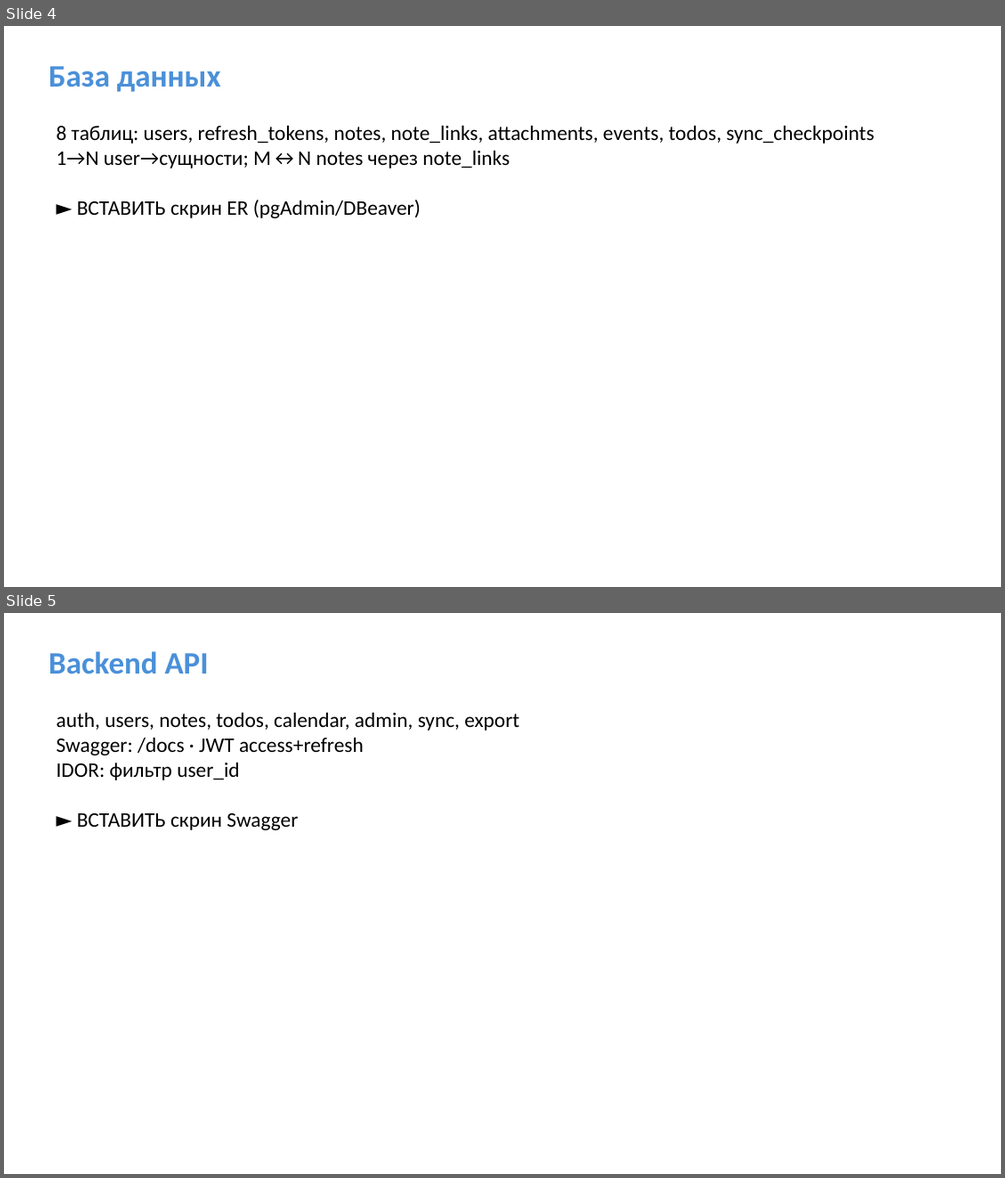
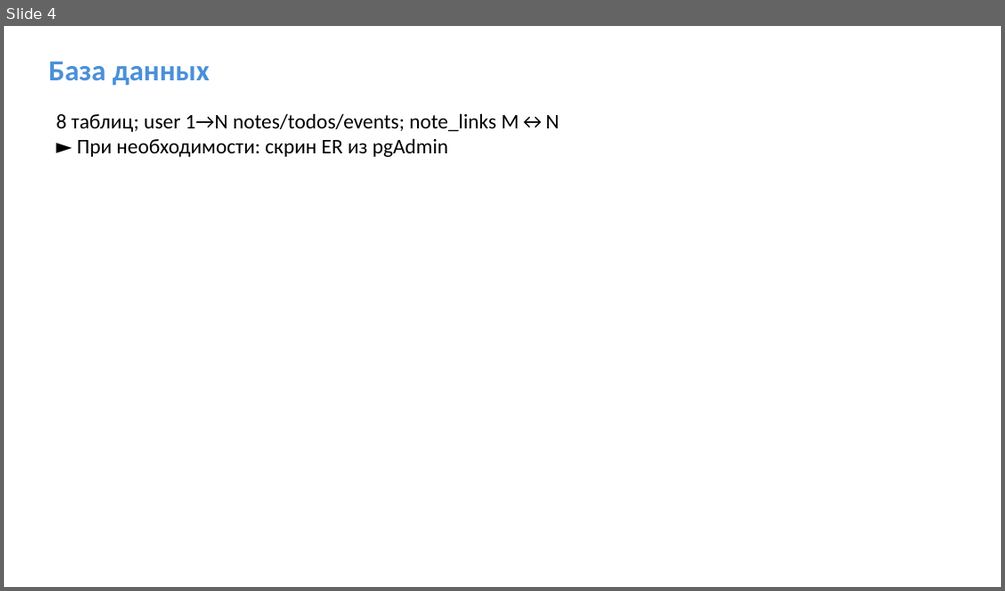
Before and after one commit to Sergei0319/ticktick-diplom, a slide deck: presentation/Презентация_TickTick_диплом.pptx. Shown one above the other, each under a label of ours: slides 4 and 5 before the commit, slide 4 after it. The pictures are 1005x1178 and 1005x591 pixels, drawn with LibreOffice and Linux fonts; fonts in the diff are those of the drawing. Boxes give left, top, right and bottom in pixels: in the first picture for what was removed or moved away, otherwise in the second. Text is boxed around its words. In the diff, an @@ line names an element or a change of style, - is before the commit and + after.

```diff
--- a/presentation/Презентация_TickTick_диплом.pptx
+++ b/presentation/Презентация_TickTick_диплом.pptx
@@ slide 5 removed at (4,613,1001,1174), background #FFFFFF @@
@@ text removed at (48,651,209,674) @@
-Backend API
@@ text removed at (57,712,519,830) @@
-auth, users, notes, todos, calendar, admin, sync, export
-Swagger: /docs · JWT access+refresh
-IDOR: фильтр user_id
-► ВСТАВИТЬ скрин Swagger
@@ slide 4 changed as well @@
@@ text "База данных" at (48,62,210,86): size 30 to 28 pt @@
@@ text at (57,113,559,157): text changed @@
-8 таблиц: users, refresh_tokens, notes, note_links, attachments, events, todos, sync_checkpoints
-1→N user→сущности; M↔N notes через note_links
-► ВСТАВИТЬ скрин ER (pgAdmin/DBeaver)
+8 таблиц; user 1→N notes/todos/events; note_links M↔N
+► При необходимости: скрин ER из pgAdmin
```
Also in this commit, not shown: 6 other slides changed, 3 slides added, 2 other slides removed, 1 other file.
